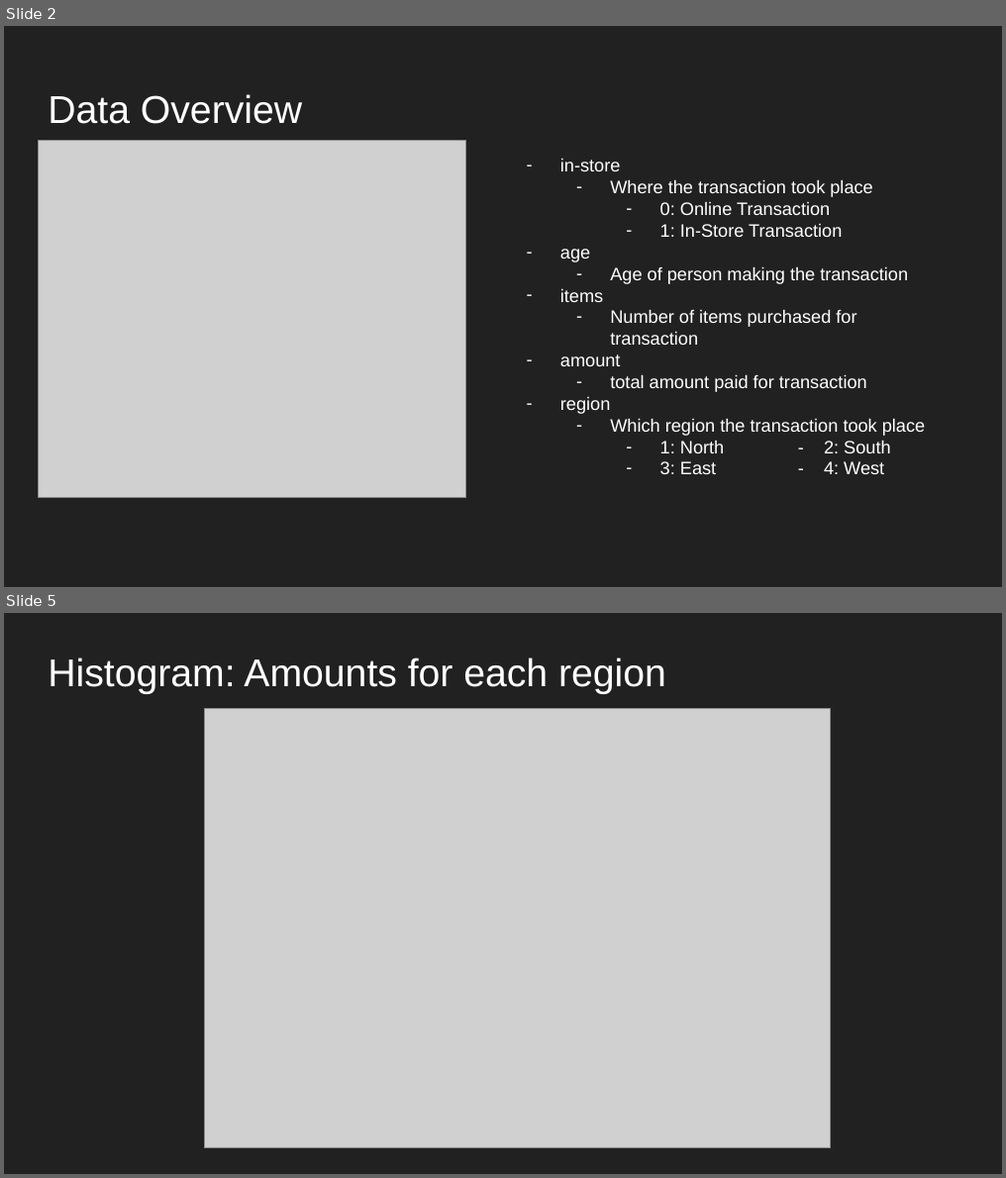
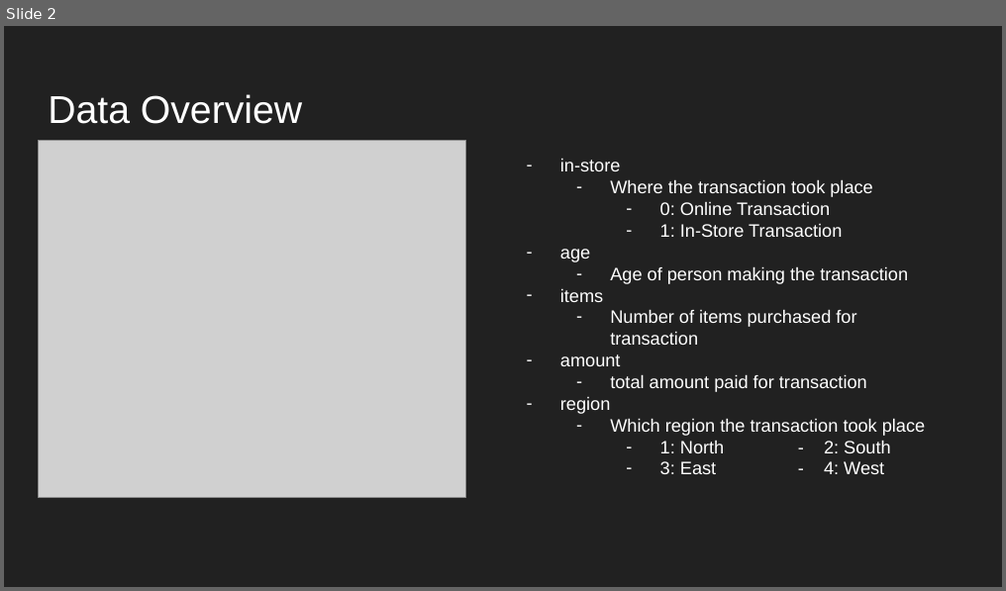
Before and after one commit to mvill025/investigate-customer-buying-patterns, a slide deck: Task1.pptx. Shown one above the other, each under a label of ours: slides 2 and 5 before the commit, slide 2 after it; the slides between them are not shown. The pictures are 1006x1178 and 1006x591 pixels, drawn with LibreOffice and Linux fonts; fonts in the diff are those of the drawing; grey boxes stand for pictures. Boxes give left, top, right and bottom in pixels: in the first picture for what was removed or moved away, otherwise in the second. Text is boxed around its words. In the diff, an @@ line names an element or a change of style, - is before the commit and + after.

```diff
--- a/Task1.pptx
+++ b/Task1.pptx
@@ slide 5 removed at [4, 613, 1002, 1174], background #212121 @@
@@ title removed at [48, 658, 666, 694] @@
-Histogram: Amounts for each region
@@ picture removed at [205, 708, 831, 1148] @@
```
Also in this commit, not shown: 3 slides changed, 3 slides added, 6 other slides removed, 1 other file.
